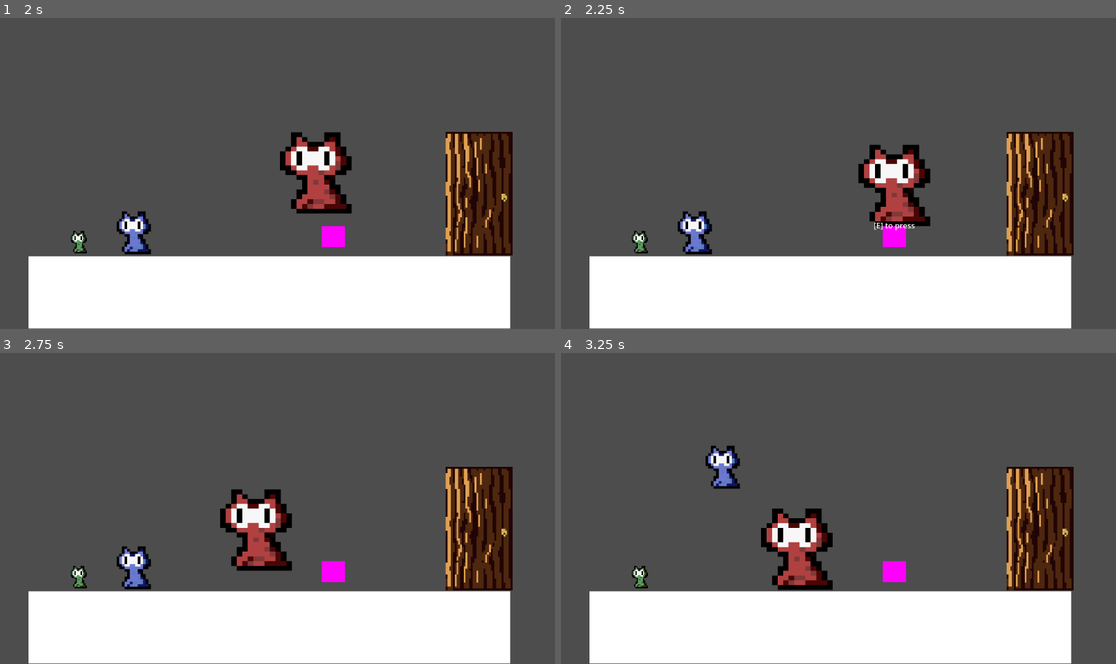
Above: before the commit, frames 1-4 (two rows, left to right).
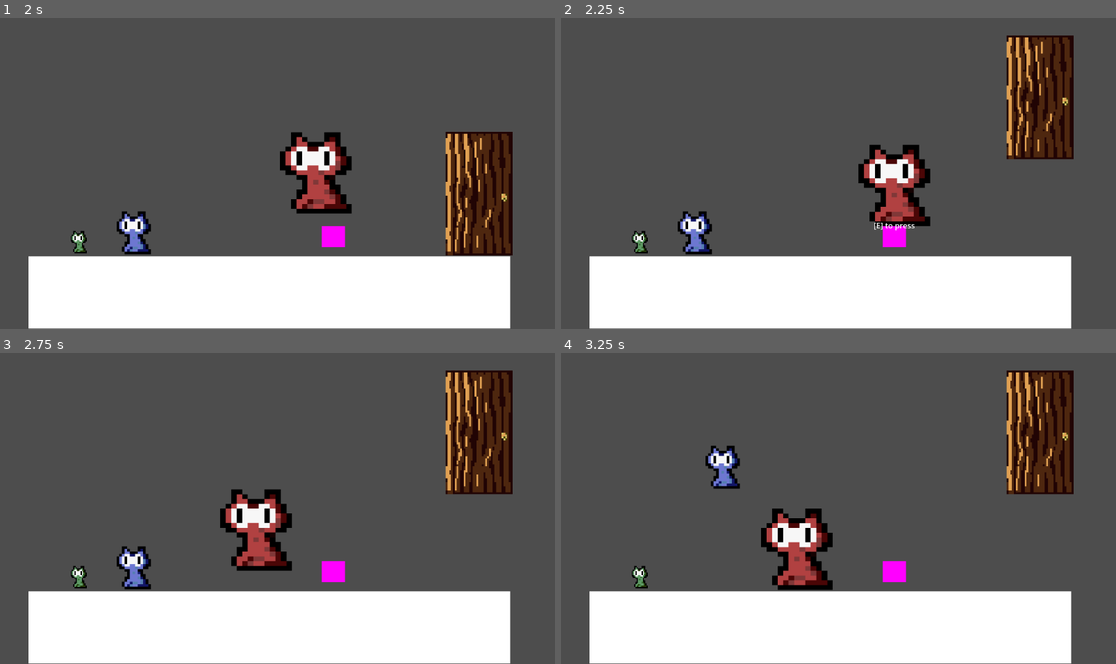
Above: after the commit, the same moments.

Repository: jamestrinity/November-Gamejam
Game: Godot game, scene res://Scenes/world.tscn
Same seed, same stepped clock (60 frames per second), same inputs: the game is played once before the commit and once after it.
Inputs:
- Up to frame 1 (2 s): hold E (interact) 0.53-1.28 s; hold D (move_right) from 0.53 s (still down); tap Space (jump) at 0.77, 1.52 s; tap Enter at 1.25 s; tap Q (switch_character) at 1.35 s
- Up to frame 2 (2.25 s): release D (move_right) at 2.03 s; hold A (move_left) from 2.03 s (still down); hold E (interact) from 2.03 s (still down)
- Up to frame 3 (2.75 s): keep holding A (move_left); keep holding E (interact)
- Up to frame 4 (3.25 s): release A (move_left) at 2.78 s; release E (interact) at 2.78 s; hold D (move_right) from 2.78 s (still down); tap Q (switch_character) at 2.85 s; tap Space (jump) at 3.02 s

Frame 1 is identical in both runs. In frame 2, 8.0% of the frame differs, in the area x 80-93%, y 5-77%; in frame 3, 8.0%; in frame 4, 8.0%.

Commit message:
DOOR IS DONE
WOWWWWOOWOWOWOWWOOOWW

Diff:
--- /dev/null
+++ b/November Game Jam/Scripts/DoorMediator.gd
@@ -0,0 +1,14 @@
+extends Node
+
+
+var door_ref
+
+func _init():
+	door_ref = null
+
+func set_door_reference(door):
+	door_ref = door
+
+func toggle_door():
+	if door_ref:
+		door_ref.toggle_door()
--- a/November Game Jam/Scripts/button.gd
+++ b/November Game Jam/Scripts/button.gd
@@ -3,13 +3,17 @@
 @onready var interaction_area = $Interaction_Area
 @onready var sprite = $Sprite2D
 @onready var door = get_node("door")
+var mediator_ref
 signal button_pressed
 
 # Called when the node enters the scene tree for the first time.
 func _ready():
 	print("loaded")
+	mediator_ref = get_node("/root/DoorMediator") # Access the autoloaded mediator
 	interaction_area.interact = Callable(self, "_on_interact")
 
 func _on_interact():
-	print("pressed")
-	Door.toggle_door();
+	if mediator_ref:
+		mediator_ref.toggle_door()
+	else:
+		print("Mediator reference not found.")
--- a/November Game Jam/Scripts/door.gd
+++ b/November Game Jam/Scripts/door.gd
@@ -10,11 +10,11 @@
 	# Store initial and open positions
 	door_position_initial = position
 	door_position_open = Vector2(door_position_initial.x, door_position_initial.y - 200)  # Adjust 100 to the distance the door should move
-
+	var mediator_ref = get_node("/root/DoorMediator") # Access the autoloaded mediator
+	mediator_ref.set_door_reference(self)
 
 # Called every frame. 'delta' is the elapsed time since the previous frame.
 func _process(delta):
-	print(is_door_open)
 	if is_door_open:
 		while position.y > door_position_open.y:
 			position.y -= door_speed * delta
--- a/November Game Jam/project.godot
+++ b/November Game Jam/project.godot
@@ -18,7 +18,7 @@
 [autoload]
 
 InteractionManager="*res://Interactions/Interaction_Manager.tscn"
-Door="*res://Scripts/door.gd"
+DoorMediator="*res://Scripts/DoorMediator.gd"
 
 [input]
 
